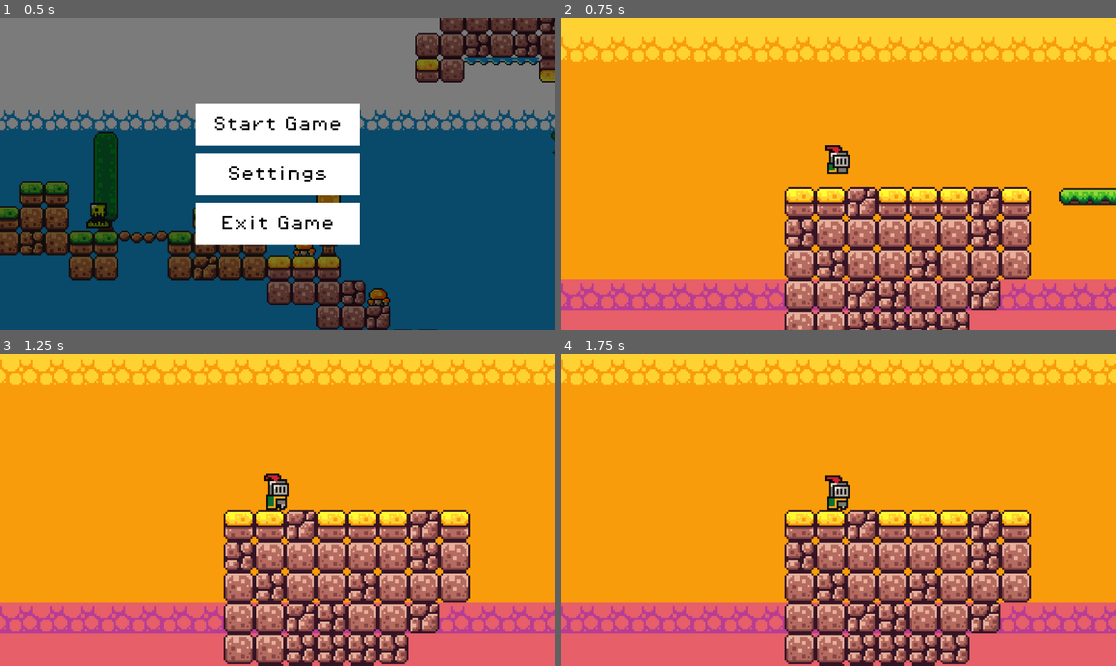
Above: before the commit, frames 1-4 (two rows, left to right).
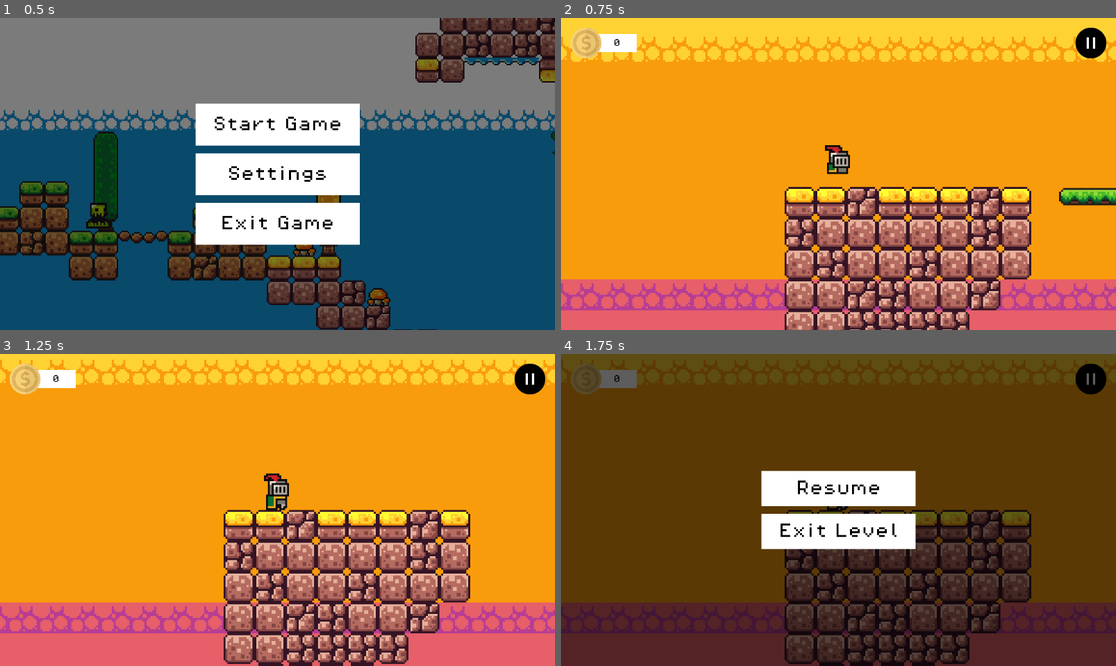
Above: after the commit, the same moments.

Repository: ImadSaddik/FirstGodotGame
Game: Godot game, scene res://scenes/start_screen_ui.tscn
The game is run twice, just before and just after one commit, with the same random seed, the same clock (stepped at 60 frames per second) and the same inputs.
Inputs (mouse positions are in pixels of both pictures, inside the frame that each line leads up to):
- Up to frame 1 (0.5 s): no input
- Up to frame 2 (0.75 s): click "Start Game" at 0.5 s
- Up to frame 3 (1.25 s): no input
- Up to frame 4 (1.75 s): click (1088, 378) at 1.27 s

Frame 1 is identical in both runs. In frame 2, 1.3% of the frame differs, in the area x 1-99%, y 3-13%; in frame 3, 1.3%; in frame 4, 100%, in the area x 0-100%, y 0-100%.

Commit message:
Gave the player the possibility to kill enemies

Diff:
--- a/scenes/in_game_ui.tscn
+++ b/scenes/in_game_ui.tscn
@@ -18,7 +18,6 @@
 
 [node name="CanvasLayer" type="CanvasLayer" parent="."]
 layer = 2
-visible = false
 
 [node name="HBoxContainer" type="HBoxContainer" parent="CanvasLayer"]
 anchors_preset = 10
--- a/scenes/sword.tscn
+++ b/scenes/sword.tscn
@@ -1,7 +1,46 @@
-[gd_scene load_steps=6 format=3 uid="uid://d2phwtovjgf20"]
+[gd_scene load_steps=7 format=3 uid="uid://d2phwtovjgf20"]
 
 [ext_resource type="Script" path="res://scripts/sword.gd" id="1_4d2fg"]
 [ext_resource type="Texture2D" uid="uid://b435ij81fe1kf" path="res://assets/sprites/sword_swing.png" id="1_hui56"]
+
+[sub_resource type="Animation" id="Animation_p8sme"]
+length = 0.001
+tracks/0/type = "value"
+tracks/0/imported = false
+tracks/0/enabled = true
+tracks/0/path = NodePath("Sprite2D:frame")
+tracks/0/interp = 1
+tracks/0/loop_wrap = true
+tracks/0/keys = {
+"times": PackedFloat32Array(0),
+"transitions": PackedFloat32Array(1),
+"update": 1,
+"values": [0]
+}
+tracks/1/type = "value"
+tracks/1/imported = false
+tracks/1/enabled = true
+tracks/1/path = NodePath("Sprite2D:visible")
+tracks/1/interp = 1
+tracks/1/loop_wrap = true
+tracks/1/keys = {
+"times": PackedFloat32Array(0),
+"transitions": PackedFloat32Array(1),
+"update": 1,
+"values": [false]
+}
+tracks/2/type = "value"
+tracks/2/imported = false
+tracks/2/enabled = true
+tracks/2/path = NodePath("HitBox/CollisionShape2D:disabled")
+tracks/2/interp = 1
+tracks/2/loop_wrap = true
+tracks/2/keys = {
+"times": PackedFloat32Array(0),
+"transitions": PackedFloat32Array(1),
+"update": 1,
+"values": [true]
+}
 
 [sub_resource type="Animation" id="Animation_857rj"]
 resource_name = "swing_sword"
@@ -30,32 +69,17 @@
 "update": 1,
 "values": [false, true, false]
 }
-
-[sub_resource type="Animation" id="Animation_p8sme"]
-length = 0.001
-tracks/0/type = "value"
-tracks/0/imported = false
-tracks/0/enabled = true
-tracks/0/path = NodePath("Sprite2D:frame")
-tracks/0/interp = 1
-tracks/0/loop_wrap = true
-tracks/0/keys = {
-"times": PackedFloat32Array(0),
-"transitions": PackedFloat32Array(1),
+tracks/2/type = "value"
+tracks/2/imported = false
+tracks/2/enabled = true
+tracks/2/path = NodePath("HitBox/CollisionShape2D:disabled")
+tracks/2/interp = 1
+tracks/2/loop_wrap = true
+tracks/2/keys = {
+"times": PackedFloat32Array(0, 0.5),
+"transitions": PackedFloat32Array(1, 1),
 "update": 1,
-"values": [0]
-}
-tracks/1/type = "value"
-tracks/1/imported = false
-tracks/1/enabled = true
-tracks/1/path = NodePath("Sprite2D:visible")
-tracks/1/interp = 1
-tracks/1/loop_wrap = true
-tracks/1/keys = {
-"times": PackedFloat32Array(0),
-"transitions": PackedFloat32Array(1),
-"update": 1,
-"values": [false]
+"values": [false, true]
 }
 
 [sub_resource type="AnimationLibrary" id="AnimationLibrary_40ibo"]
@@ -64,9 +88,12 @@
 "swing_sword": SubResource("Animation_857rj")
 }
 
+[sub_resource type="RectangleShape2D" id="RectangleShape2D_s6xmm"]
+size = Vector2(14, 19)
+
 [node name="Sword" type="Node2D" node_paths=PackedStringArray("swordAnimationPlayer", "animatedSprite")]
 script = ExtResource("1_4d2fg")
-swordAnimationPlayer = NodePath("Sprite2D/AnimationPlayer")
+swordAnimationPlayer = NodePath("AnimationPlayer")
 animatedSprite = NodePath("Sprite2D")
 
 [node name="Sprite2D" type="Sprite2D" parent="."]
@@ -74,8 +101,18 @@
 texture = ExtResource("1_hui56")
 hframes = 8
 
-[node name="AnimationPlayer" type="AnimationPlayer" parent="Sprite2D"]
-root_node = NodePath("../..")
+[node name="AnimationPlayer" type="AnimationPlayer" parent="."]
 libraries = {
 "": SubResource("AnimationLibrary_40ibo")
 }
+
+[node name="HitBox" type="Area2D" parent="."]
+collision_layer = 4
+collision_mask = 8
+
+[node name="CollisionShape2D" type="CollisionShape2D" parent="HitBox"]
+position = Vector2(0, 0.5)
+shape = SubResource("RectangleShape2D_s6xmm")
+disabled = true
+
+[connection signal="area_entered" from="HitBox" to="." method="_on_hit_box_area_entered"]
--- a/scripts/sword.gd
+++ b/scripts/sword.gd
@@ -14,3 +14,9 @@
 		animatedSprite.flip_h = true
 	else:
 		animatedSprite.flip_h = false
+
+
+func _on_hit_box_area_entered(area: Area2D) -> void:
+	if area.name == "HurtBox":
+		var enemy = area.get_parent()
+		enemy.queue_free()
